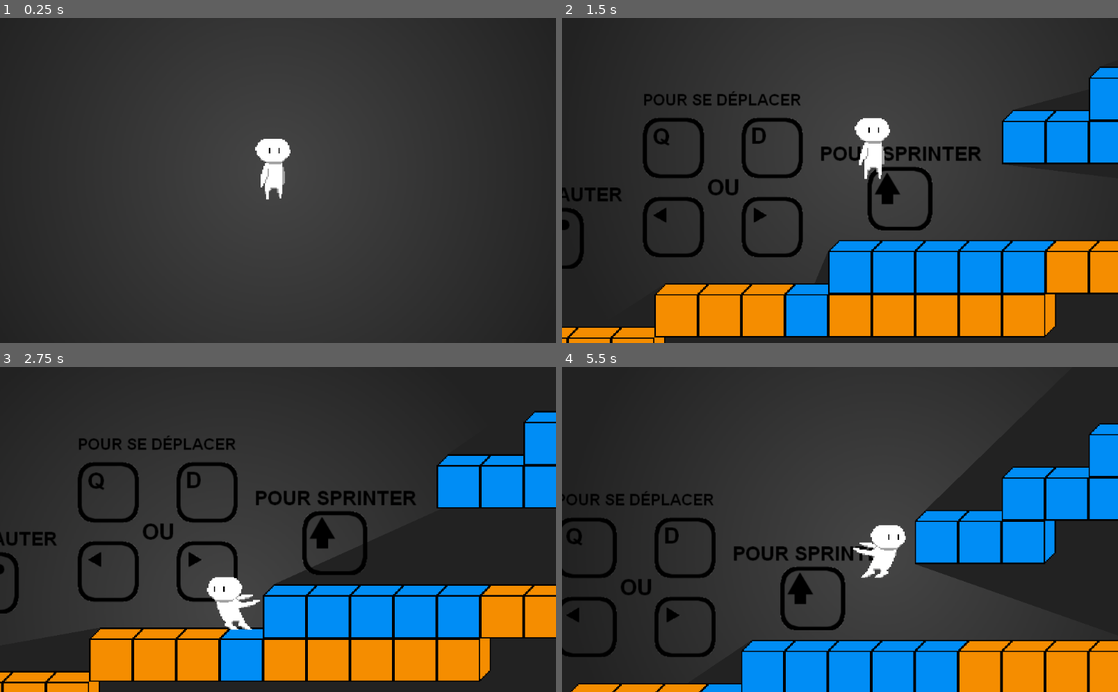
Above: before the commit, frames 1-4 (two rows, left to right).
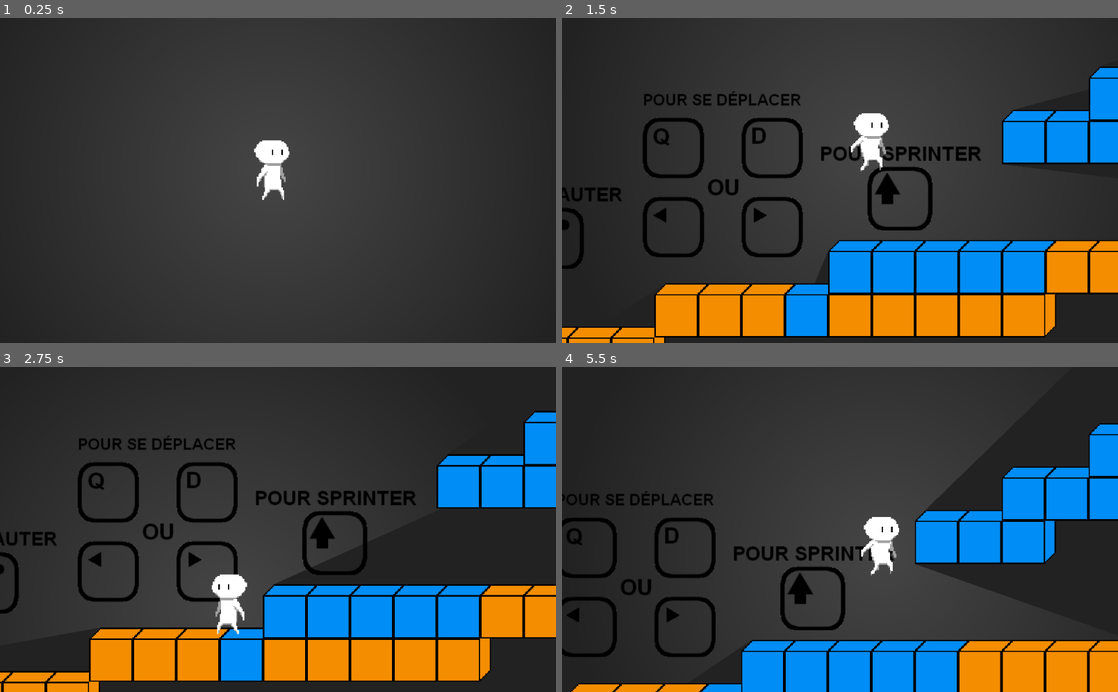
Above: after the commit, the same moments.

Repository: sSolal/GameJam
Game: Godot game, scene res://Main.tscn
Two runs of this game, one before a commit and one after it. Both use one fixed random seed, a clock stepped at 60 frames per second and the inputs below.
Inputs:
- Up to frame 1 (0.25 s): no input
- Up to frame 2 (1.5 s): hold Shift (ui_run) 0.53-1.28 s; hold Right (ui_right) from 0.53 s (still down); tap Up (ui_up) at 0.77, 0.8, 1.07, 1.35 s
- Up to frame 3 (2.75 s): tap Up (ui_up) at 1.52, 1.82, 2.3 s; tap Shift (ui_run) at 1.55 s; release Right (ui_right) at 2.03 s; hold Left (ui_left) from 2.03 s (still down); hold Shift (ui_run) from 2.03 s (still down)
- Up to frame 4 (5.5 s): release Left (ui_left) at 2.78 s; release Shift (ui_run) at 2.78 s; hold Right (ui_right) 2.78-4.28 s; tap Shift (ui_run) at 2.85, 4.35 s; tap Up (ui_up) at 3.02, 3.32, 3.6, 3.77, 4.07, 4.52, 4.82, 5.3 s; hold Left (ui_left) 4.28-5.03 s; hold Right (ui_right) from 5.03 s (still down); hold Shift (ui_run) from 5.03 s (still down)

The runs differ from the first frame. In frame 1, 0.3% of the frame differs, in the area x 45-53%, y 37-56%; in frame 2, 0.5%; in frame 3, 0.6%; in frame 4, 0.7%, in the area x 52-62%, y 46-65%.

Commit message:
Ajouté animations

Diff:
--- a/Main.tscn
+++ b/Main.tscn
@@ -39,17 +39,19 @@
 position = Vector2( 491.756, 193.517 )
 z_index = 1
 
-[node name="tuto1" type="Sprite" parent="."]
-position = Vector2( 498.386, 461.683 )
-scale = Vector2( 0.495174, 0.495174 )
+[node name="Tutos" type="Node2D" parent="."]
+position = Vector2( 630.206, 471.375 )
+scale = Vector2( 0.525463, 0.525463 )
+
+[node name="tuto1" type="Sprite" parent="Tutos"]
+position = Vector2( -250.865, -18.4447 )
+scale = Vector2( 0.942358, 0.942358 )
 texture = ExtResource( 4 )
 
-[node name="tuto2" type="Sprite" parent="."]
-position = Vector2( 374.32, 501.1 )
-scale = Vector2( 0.50527, 0.50527 )
+[node name="tuto2" type="Sprite" parent="Tutos"]
+position = Vector2( -486.972, 56.5692 )
+scale = Vector2( 0.961571, 0.961571 )
 texture = ExtResource( 5 )
 
-[node name="tuto3" type="Sprite" parent="."]
-position = Vector2( 630.206, 471.375 )
-scale = Vector2( 0.525463, 0.525463 )
+[node name="tuto3" type="Sprite" parent="Tutos"]
 texture = ExtResource( 6 )
--- a/Player.gd
+++ b/Player.gd
@@ -8,19 +8,25 @@
 var speed = 100#85
 var jumpForce = 400
 var sideJumpForce = 280
+var run_speed = 1.7
 var flag = false
 var run = false
+
+var anim
+var current_anim = "idle"
 # Called when the node enters the scene tree for the first time.
 func _ready():
-	pass # Replace with function body.
-
+	anim = $AnimationTree.get("parameters/playback")
+	anim.start("idle")
 # Called every frame. 'delta' is the elapsed time since the previous frame.
 func _process(delta):
 	velocity.y+=981*delta
 	velocity = move_and_slide(velocity,Vector2(0,-1))
 	velocity.x = velocity.x*0.95
 	$Body.flip_h = velocity.x<0
-	if abs(velocity.x)<25:
+
+
+	"""if abs(velocity.x)<25:
 		if $Body.animation!="idle":
 			$Body.play("idle")
 	elif run == true:
@@ -29,35 +35,65 @@
 	else:
 		$Body.play("idle")
 		#pour le moment car on a pas d'anim quand il marche
-
+	"""
 	if Input.is_action_pressed("ui_left") and not flag:
 		velocity.x = -speed
 		if Input.is_action_pressed("ui_run"):
 			run = true
-			$Body.play("run")
-			velocity.x = velocity.x*1.7
+			#$Body.play("run")
+			#anim.travel("Run")
+			velocity.x = velocity.x*run_speed
 		if Input.is_action_just_released("ui_run"):
 			run = false
-			$Body.play("run")
+			#$Body.play("run")
+			#anim.travel("idle")
 			velocity.x = velocity.x/1.7
 	if Input.is_action_pressed("ui_right") and not flag:
 		velocity.x = speed
 		if Input.is_action_pressed("ui_run"):
 			run = true
-			$Body.play("run")
-			velocity.x = velocity.x*1.7
+			#Body.play("run")
+			#anim.travel("Run")
+			velocity.x = velocity.x*run_speed
 		if Input.is_action_just_released("ui_run"):
 			run = false
-			$Body.play("run")
-			velocity.x = velocity.x/1.7
+			#$Body.play("run")
+			#anim.travel("idle")
+			velocity.x = velocity.x/run_speed
 	if Input.is_action_just_pressed("ui_up"):
 		if is_on_floor():
 			velocity.y=-jumpForce
+			#anim.travel("Jump")
 		elif is_on_wall():
 			velocity.y=-sideJumpForce
 			velocity.x=-sign(velocity.x)*sideJumpForce
 			flag = true
+
+	if is_on_floor():
+		if abs(velocity.x)<25:
+			anim.travel("idle")
+	else:
+		if velocity.y>12:
+			anim.travel("Fall")
+
 	if is_on_floor() or Input.is_action_just_pressed("ui_left") or Input.is_action_just_pressed("ui_right"):
 		flag = false
 	if run == true:
 		run = false
+	var next_anim = v_to_anim()
+	if next_anim != current_anim:
+		print(next_anim)
+		anim.travel(next_anim)
+		current_anim = next_anim
+
+func v_to_anim():
+	if is_on_floor():
+		if abs(velocity.x)>=speed*run_speed:
+			return "Run"
+		else:
+			return "idle"
+	else:
+		if velocity.y>20:
+			return "Fall"
+		else:
+			return "Jump"
--- a/Player.tscn
+++ b/Player.tscn
@@ -7,6 +7,7 @@
 [ext_resource path="res://Idle animation/Idle 03.png" type="Texture" id=5]
 [ext_resource path="res://Idle animation/Idle 04.png" type="Texture" id=6]
 [ext_resource path="res://Ressources/run1.png" type="Texture" id=7]
+[ext_resource path="res://Ressources/spritesheet.png" type="Texture" id=8]
 
 [sub_resource type="SpriteFrames" id=1]
 animations = [ {
@@ -21,12 +22,119 @@
 "speed": 5.0
 } ]
 
-[sub_resource type="Animation" id=2]
-resource_name = "idle"
-
-[sub_resource type="CapsuleShape2D" id=3]
+[sub_resource type="CapsuleShape2D" id=2]
 radius = 10.3376
 height = 20.9135
+
+[sub_resource type="Animation" id=3]
+resource_name = "Fall"
+length = 0.5
+step = 0.05
+tracks/0/type = "value"
+tracks/0/path = NodePath("Body:frame")
+tracks/0/interp = 1
+tracks/0/loop_wrap = true
+tracks/0/imported = false
+tracks/0/enabled = true
+tracks/0/keys = {
+"times": PoolRealArray( 0, 0.25 ),
+"transitions": PoolRealArray( 1, 1 ),
+"update": 1,
+"values": [ 0, 1 ]
+}
+
+[sub_resource type="Animation" id=4]
+resource_name = "Jump"
+length = 0.5
+step = 0.05
+tracks/0/type = "value"
+tracks/0/path = NodePath("Body:frame")
+tracks/0/interp = 1
+tracks/0/loop_wrap = true
+tracks/0/imported = false
+tracks/0/enabled = true
+tracks/0/keys = {
+"times": PoolRealArray( 0, 0.25 ),
+"transitions": PoolRealArray( 1, 1 ),
+"update": 1,
+"values": [ 8, 9 ]
+}
+
+[sub_resource type="Animation" id=5]
+resource_name = "Run"
+length = 0.5
+loop = true
+step = 0.01
+tracks/0/type = "value"
+tracks/0/path = NodePath("Body:frame")
+tracks/0/interp = 1
+tracks/0/loop_wrap = true
+tracks/0/imported = false
+tracks/0/enabled = true
+tracks/0/keys = {
+"times": PoolRealArray( 0 ),
+"transitions": PoolRealArray( 1 ),
+"update": 1,
+"values": [ 3 ]
+}
+
+[sub_resource type="Animation" id=6]
+resource_name = "idle"
+loop = true
+step = 0.05
+tracks/0/type = "value"
+tracks/0/path = NodePath("Body:frame")
+tracks/0/interp = 1
+tracks/0/loop_wrap = true
+tracks/0/imported = false
+tracks/0/enabled = true
+tracks/0/keys = {
+"times": PoolRealArray( 0, 0.25, 0.5, 0.75 ),
+"transitions": PoolRealArray( 1, 1, 1, 1 ),
+"update": 1,
+"values": [ 2, 4, 5, 6 ]
+}
+
+[sub_resource type="AnimationNodeAnimation" id=7]
+animation = "Fall"
+
+[sub_resource type="AnimationNodeAnimation" id=8]
+animation = "Jump"
+
+[sub_resource type="AnimationNodeAnimation" id=9]
+animation = "Run"
+
+[sub_resource type="AnimationNodeAnimation" id=10]
+animation = "idle"
+
+[sub_resource type="AnimationNodeStateMachineTransition" id=11]
+
+[sub_resource type="AnimationNodeStateMachineTransition" id=12]
+switch_mode = 2
+
+[sub_resource type="AnimationNodeStateMachineTransition" id=13]
+
+[sub_resource type="AnimationNodeStateMachineTransition" id=14]
+
+[sub_resource type="AnimationNodeStateMachineTransition" id=15]
+
+[sub_resource type="AnimationNodeStateMachineTransition" id=16]
+
+[sub_resource type="AnimationNodeStateMachineTransition" id=17]
+switch_mode = 2
+
+[sub_resource type="AnimationNodeStateMachine" id=18]
+states/Fall/node = SubResource( 7 )
+states/Fall/position = Vector2( 458, 170 )
+states/Jump/node = SubResource( 8 )
+states/Jump/position = Vector2( 303, 95 )
+states/Run/node = SubResource( 9 )
+states/Run/position = Vector2( 144, 180 )
+states/idle/node = SubResource( 10 )
+states/idle/position = Vector2( 144, 95 )
+transitions = [ "idle", "Jump", SubResource( 11 ), "Jump", "Fall", SubResource( 12 ), "Run", "Jump", SubResource( 13 ), "idle", "Run", SubResource( 14 ), "Run", "idle", SubResource( 15 ), "Fall", "Run", SubResource( 16 ), "Fall", "idle", SubResource( 17 ) ]
+
+[sub_resource type="AnimationNodeStateMachinePlayback" id=19]
 
 [node name="Player" type="KinematicBody2D"]
 script = ExtResource( 1 )
@@ -35,16 +143,34 @@
 texture = ExtResource( 2 )
 shadow_enabled = true
 
-[node name="Body" type="AnimatedSprite" parent="."]
+[node name="OldBody" type="AnimatedSprite" parent="."]
+visible = false
 light_mask = 0
-position = Vector2( 0.777931, -3.30404 )
+position = Vector2( -45.1979, -0.238984 )
 frames = SubResource( 1 )
 animation = "idle"
-playing = true
+frame = 3
 
-[node name="AnimationPlayer" type="AnimationPlayer" parent="."]
-anims/idle = SubResource( 2 )
+[node name="Body" type="Sprite" parent="."]
+light_mask = 0
+texture = ExtResource( 8 )
+vframes = 3
+hframes = 4
+frame = 5
+region_rect = Rect2( 5, 5, 64, 64 )
 
 [node name="CollisionShape2D" type="CollisionShape2D" parent="."]
 position = Vector2( 0.569572, 0.234953 )
-shape = SubResource( 3 )
+shape = SubResource( 2 )
+
+[node name="AnimationPlayer" type="AnimationPlayer" parent="."]
+anims/Fall = SubResource( 3 )
+anims/Jump = SubResource( 4 )
+anims/Run = SubResource( 5 )
+anims/idle = SubResource( 6 )
+
+[node name="AnimationTree" type="AnimationTree" parent="."]
+tree_root = SubResource( 18 )
+anim_player = NodePath("../AnimationPlayer")
+active = true
+parameters/playback = SubResource( 19 )
Not shown: 1 places in Player.tscn that only renumber resources
Binary file added: Ressources/spritesheet.png
Not shown, added: Ressources/spritesheet.png.import
